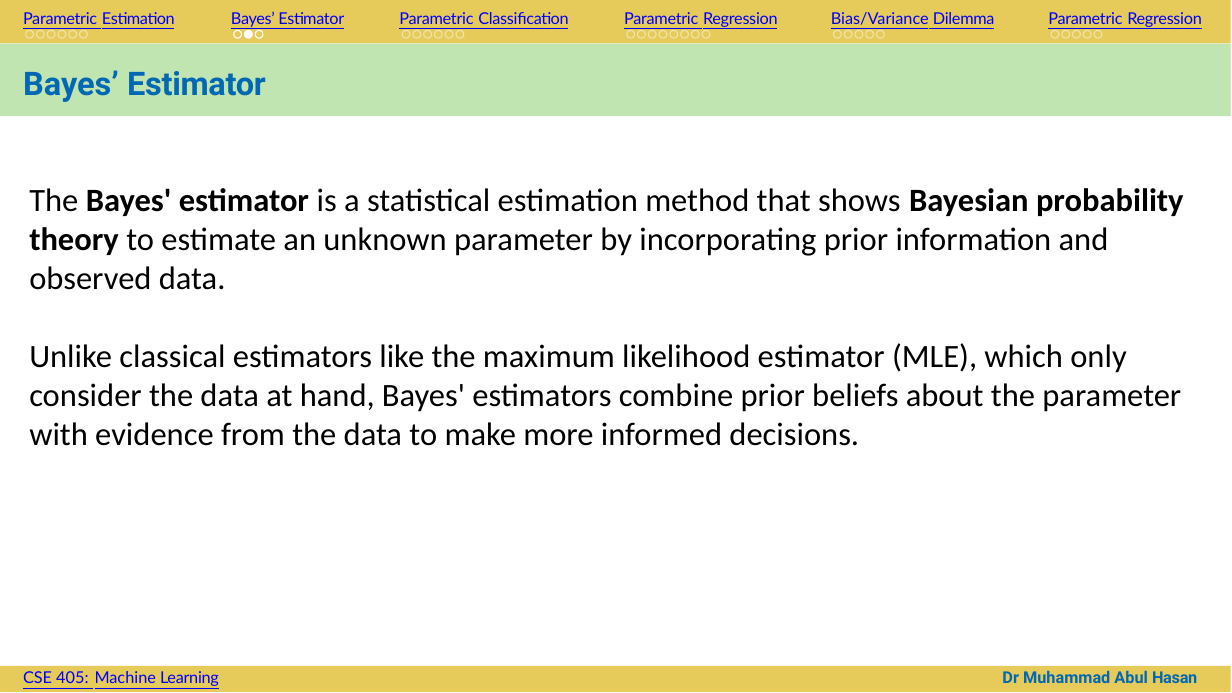
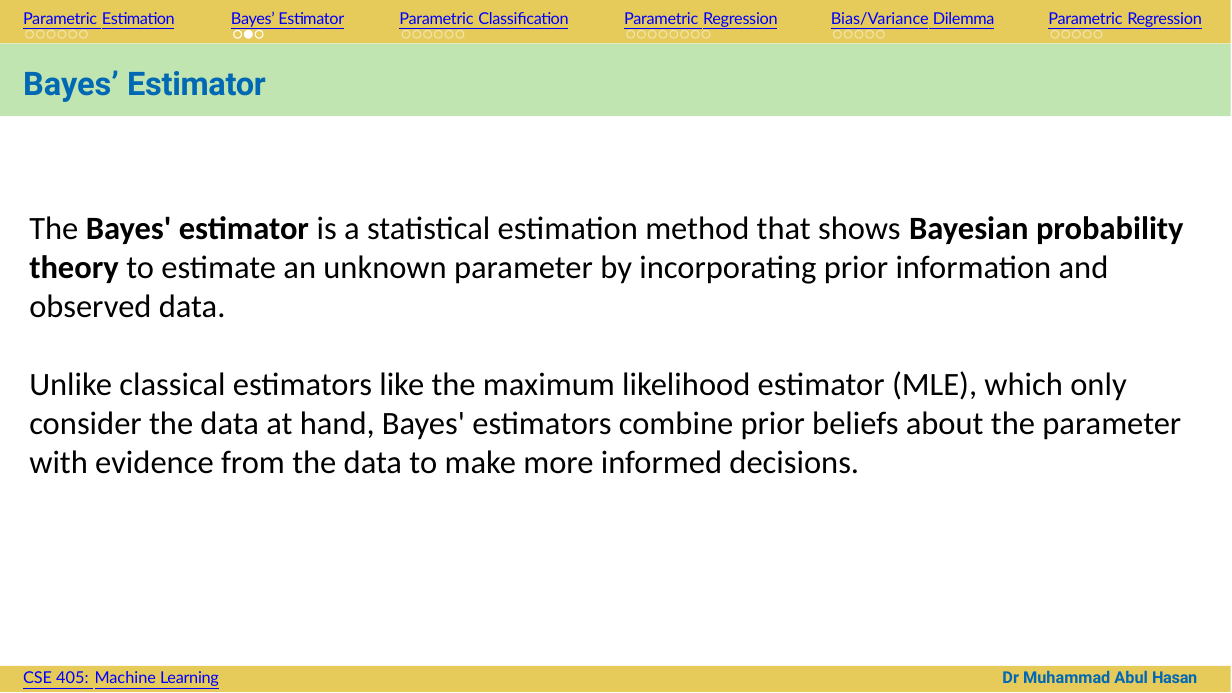
Before and after one commit to abrarhasan3/Green-Uni-All-Academic-Content, a slide deck: slide 19 of CSE 411 Machine Learning/CSE_411_ML_Ch_4 (1).pptx. Drawn at 1232x693 pixels with LibreOffice and Linux fonts; fonts in the diff are those of the drawing; background and template pictures are left out. Boxes give left, top, right and bottom in pixels: in the first picture for what was removed or moved away, otherwise in the second. Text is boxed around its words. In the diff, an @@ line names an element or a change of style, - is before the commit and + after.

Commit message:
Added ICT

```diff
--- a/CSE 411 Machine Learning/CSE_411_ML_Ch_4 (1).pptx
+++ b/CSE 411 Machine Learning/CSE_411_ML_Ch_4 (1).pptx
@@ text "The Bayes' estimator is a ...": place and size @@
-text "The Bayes' estimator is a ..." at (29, 188, 1184, 446)
+text "The Bayes' estimator is a ..." at (29, 216, 1184, 474)
```
Also in this commit, not shown: 2 other slides changed, 1 slide added.
